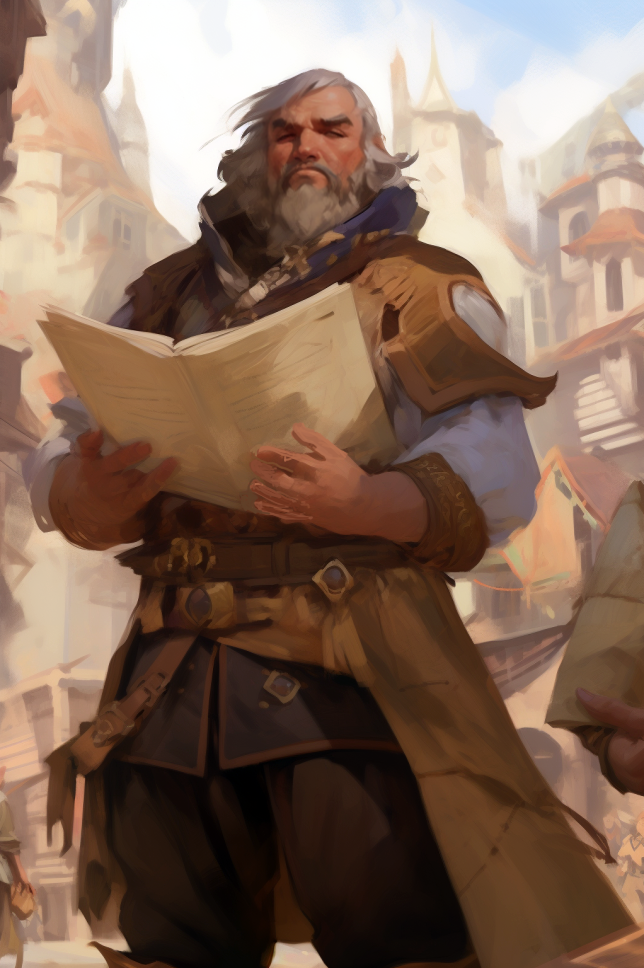
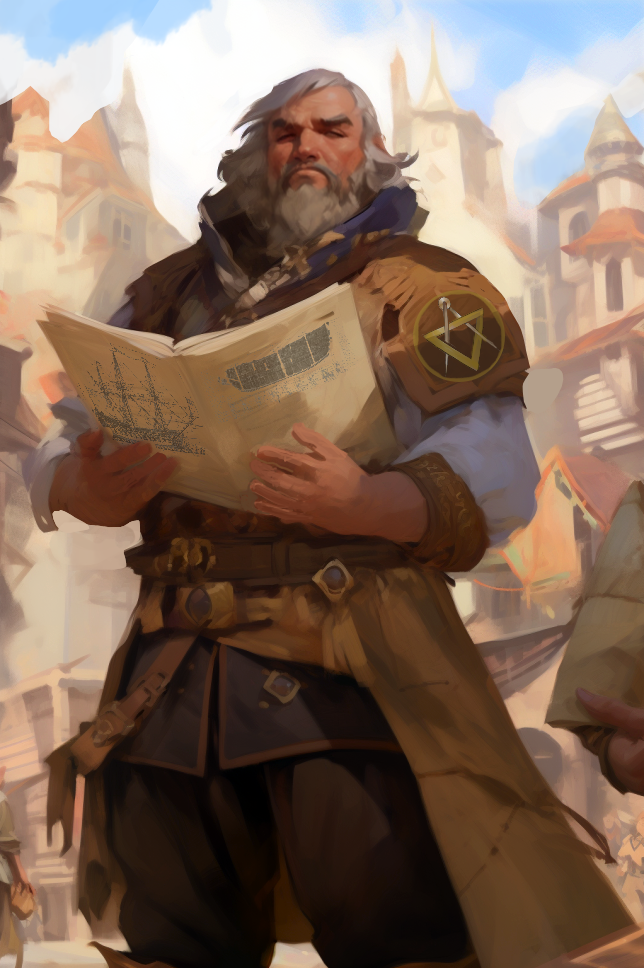
Revision of a layered 644px x 968px image; what changed, layer by layer:
removed layer "Layer 1" over left=238, top=59, right=395, bottom=520
added layer "Screenshot 2024-01-16 at 11.59.56" above "Background" over left=413, top=290, right=508, bottom=384
painted on "Background" over left=0, top=0, right=644, bottom=968
